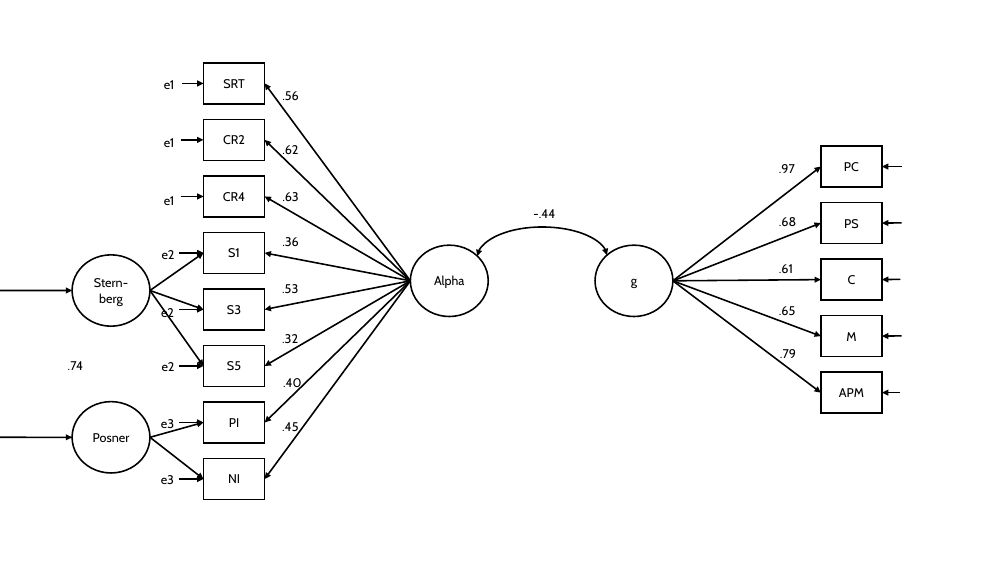
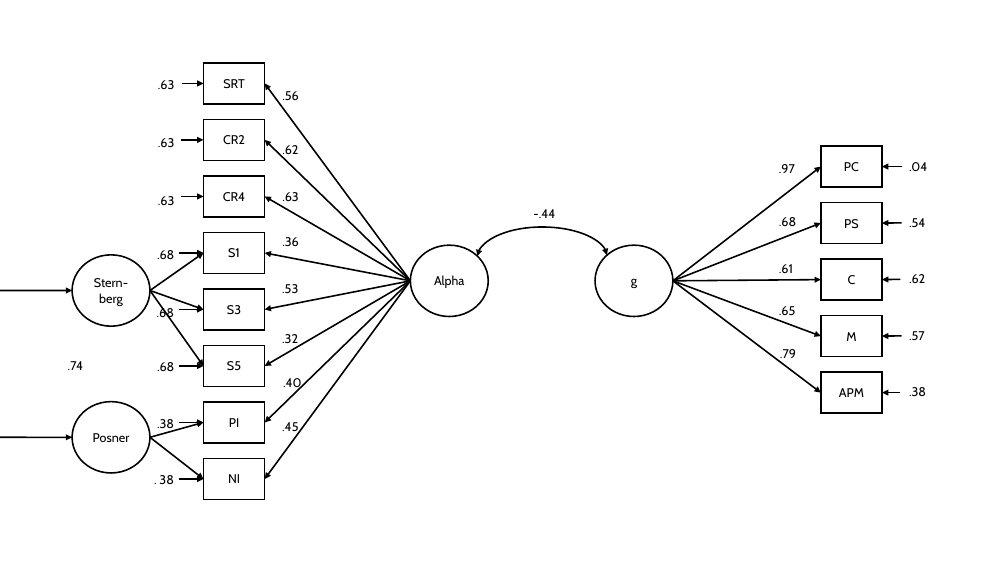
Before and after one commit to SLesche/levy-intelligence, a slide deck: slide 1 of images/sem_graphs.pptx. Drawn at 1008x567 pixels with LibreOffice and Linux fonts; fonts in the diff are those of the drawing. Boxes give left, top, right and bottom in pixels: in the first picture for what was removed or moved away, otherwise in the second. Text is boxed around its words. In the diff, an @@ line names an element or a change of style, - is before the commit and + after.

```diff
--- a/images/sem_graphs.pptx
+++ b/images/sem_graphs.pptx
@@ text at [158, 80, 175, 89]: text changed @@
-e1
+.63
@@ text at [158, 138, 175, 147]: text changed @@
-e1
+.63
@@ text added at [909, 162, 927, 171], 12 pt, text #000000 @@
+.04
@@ text at [158, 196, 175, 205]: text changed @@
-e1
+.63
@@ text added at [909, 218, 925, 227], 12 pt, text #000000 @@
+.54
@@ text at [157, 250, 174, 259]: text changed @@
-e2
+.68
@@ text added at [909, 274, 925, 283], 12 pt, text #000000 @@
+.62
@@ text at [157, 306, 174, 320]: text changed @@
-e2
+.68
@@ text added at [909, 331, 925, 340], 12 pt, text #000000 @@
+.57
@@ text at [157, 362, 174, 371]: text changed @@
-e2
+.68
@@ text added at [909, 387, 926, 396], 12 pt, text #000000 @@
+.38
@@ text at [157, 419, 174, 431]: text changed @@
-e3
+.38
@@ text at [159, 475, 174, 484]: text changed @@
-e3
+. 38
```
Also in this commit, not shown: 12 other files.
